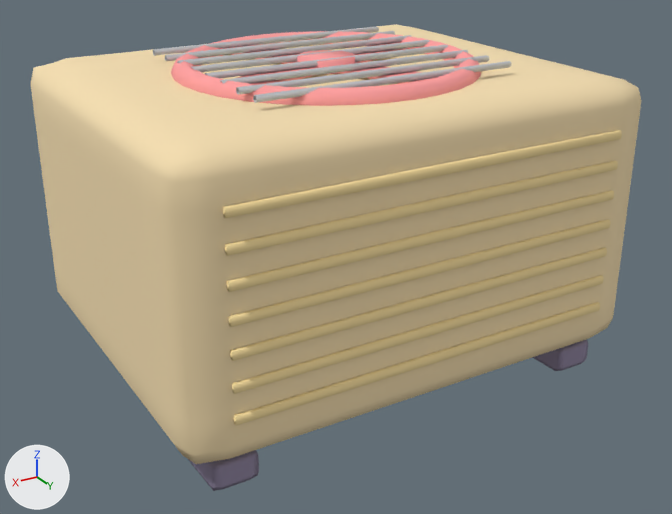
Two versions of the OBJ model assets/meshes/EatsaPizzaVent.obj, one commit apart.
One viewpoint serves both versions: a camera (50 mm lens) standing at (5.68, 9.79, 6.14) and looking at (0.01, 0.33, 1.41). The lights are fixed; the arrows at lower left show +X, +Y and +Z. The picture after the commit comes second. Where no turn or scale is listed for an object, it has been applied to the vertices.

The first picture shows 'Body', 'Fan', 'Feet', 'Grille', 'Slats'.
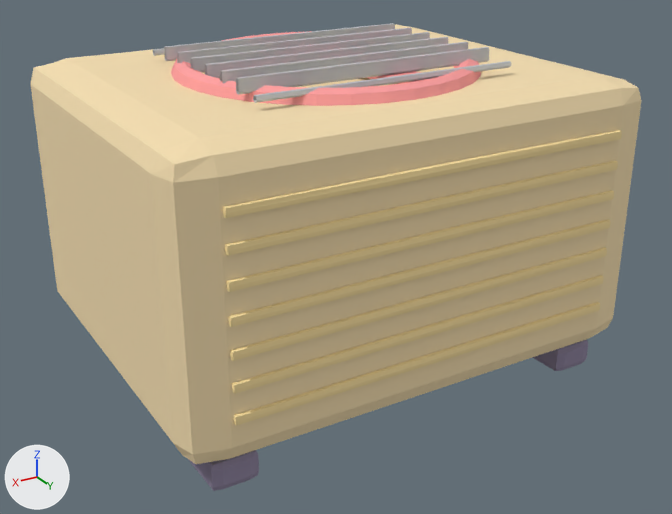
Pixel boxes (x1, y1, x2, y2) of what changed, in the pictures (672 x 514 px; the box of a moved part takes in the faces that stretch with it):
'Grille', reshaped
    before: (153, 27, 511, 103)
    after: (153, 23, 511, 103)
part 1 of me_body, shading changed
    both: (33, 24, 638, 464)
part 2 of me_fan, shading changed
    both: (174, 31, 481, 106)
part 3 of me_grille, moved or reshaped
    before: (165, 31, 489, 93)
    after: (164, 23, 489, 93)
part 4 of me_grille, shading changed
    both: (156, 27, 511, 102)
part 5 of me_slats, shading changed
    both: (223, 130, 621, 426)

What the commit changed:
me_body has 386 vertices, 768 faces and spans x -3.0..3.0, y -2.5..2.5, z 0.4..3.8.
me_body is used by ob_body; location (0.0, 0.0, 0.0).
me_body part 1: all faces are now shaded flat (768 of 768 changed).
me_fan has 514 vertices, 1008 faces and spans x -1.85..1.85, y -1.75..1.95, z 3.65..3.95.
me_fan is used by ob_fan; location (0.0, 0.0, 0.0).
me_fan part 2: all faces are now shaded flat (1008 of 1008 changed).
me_grille is used by ob_grille; location (0.0, 0.0, 0.0).
me_grille had 80 vertices, 80 faces and spanned x -1.65..1.65, y -1.34..1.54, z 3.88..3.95.
me_grille now has 80 vertices, 80 faces and spans x -1.65..1.65, y -1.34..1.54, z 3.88..4.05.
me_grille part 3: all 24 vertices in x -1.65..1.65, y -0.92..1.12, z 3.95 are moved by (0.0, 0.0, 0.1).
me_grille part 4: all faces are now shaded flat (80 of 80 changed).
me_slats has 182 vertices, 336 faces and spans x -2.5..2.5, y 2.48..2.56, z 0.94..3.26.
me_slats is used by ob_slats; location (0.0, 0.0, 0.0).
me_slats part 5: all faces are now shaded flat (336 of 336 changed).
